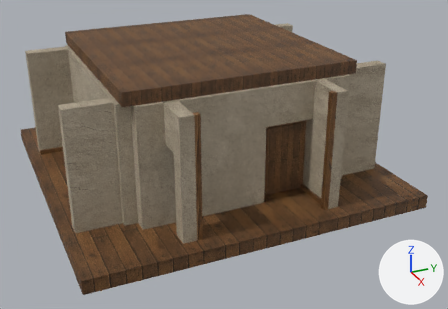
One commit to the FBX model Assets/Models/Walls/Bedroom_Base_Z.fbx: the scene before it, then after it.
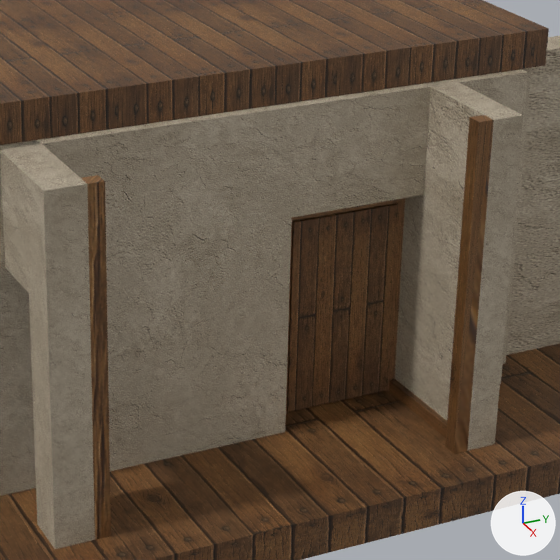
Each version appears first whole from a 50 mm camera at (15.45, -6.21, 7.73) aimed at (0.75, 0.4, 0.38), and next in a close-up on the part from 37% to 81% of the width and 16% to 80% of the height. The lights are fixed; the arrows at lower right show +X, +Y and +Z. The first two pictures are the older version. Where no turn or scale is listed for an object, it has been applied to the vertices. Vertices at exactly the same position are counted once.

Names of what the first close-up shows: 'Bedroom_Base_Z'.
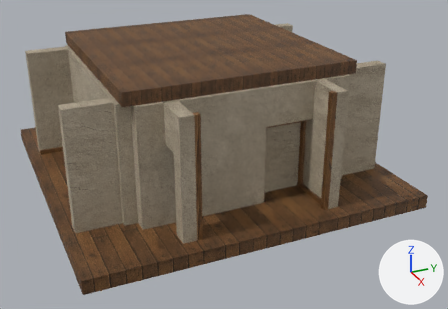
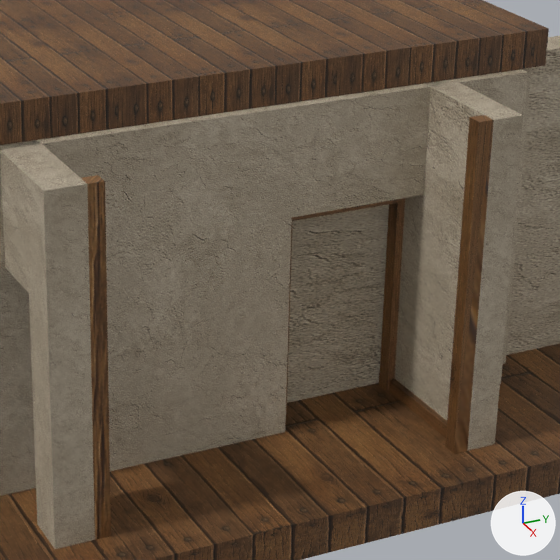
Changed parts and their boxes [x1, y1, x2, y2] in the close-ups (560 x 560 px):
part 1 of me_bedroom_base_z_003, deleted (brown)
    before: [287, 203, 398, 412]

Diff of the bpy script that builds the scene:
```diff
--- a/Assets/Models/Walls/Bedroom_Base_Z.fbx.py
+++ b/Assets/Models/Walls/Bedroom_Base_Z.fbx.py
@@ me_bedroom_base_z_003 @@
 # used by ob_bedroom_base_z; location = (0.0, 0.0, 0.0)
-me_bedroom_base_z_003.from_pydata(...)  # 2722 vertices, 2454 faces; spans x -4.54..4.54, y -4.54..4.54, z -0.36..3.42
+me_bedroom_base_z_003.from_pydata(...)  # 1720 vertices, 1522 faces; spans x -4.54..4.54, y -4.54..4.54, z -0.36..3.42
+# me_bedroom_base_z_003 part 1: 33 loose pieces with 1002 vertices, spanning x 2.57..2.84, y 0.58..1.75, z 0.03..1.9, are deleted
 me_bedroom_base_z_003.materials.append(mat_bedroom_wood_floor)
```
